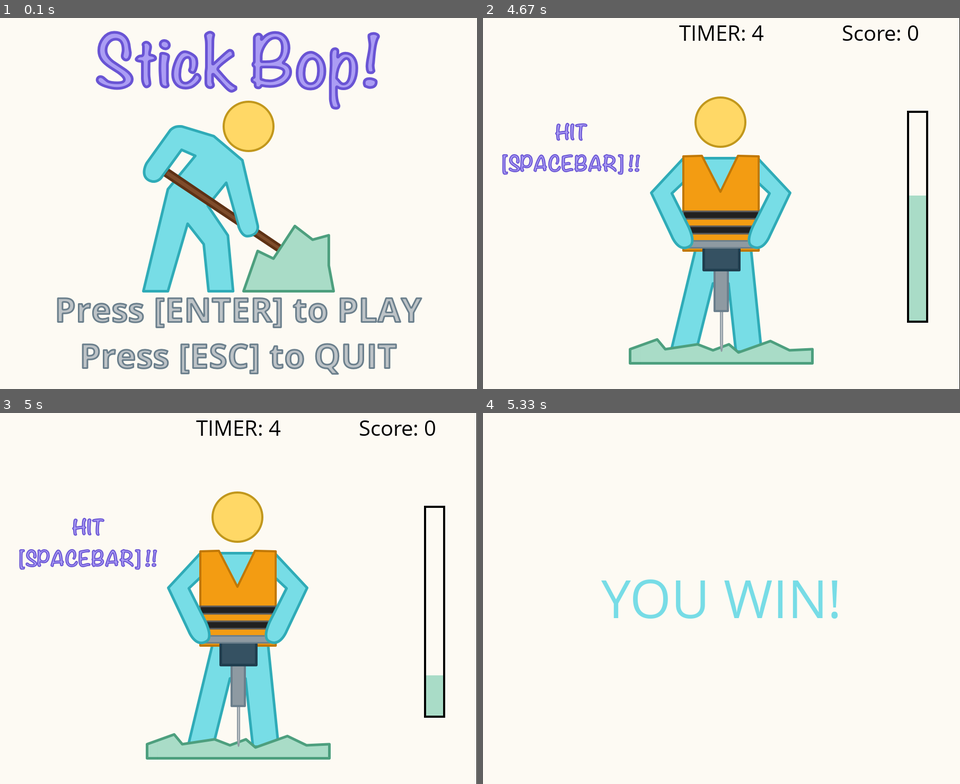
Above: before the commit, frames 1-4 (two rows, left to right).
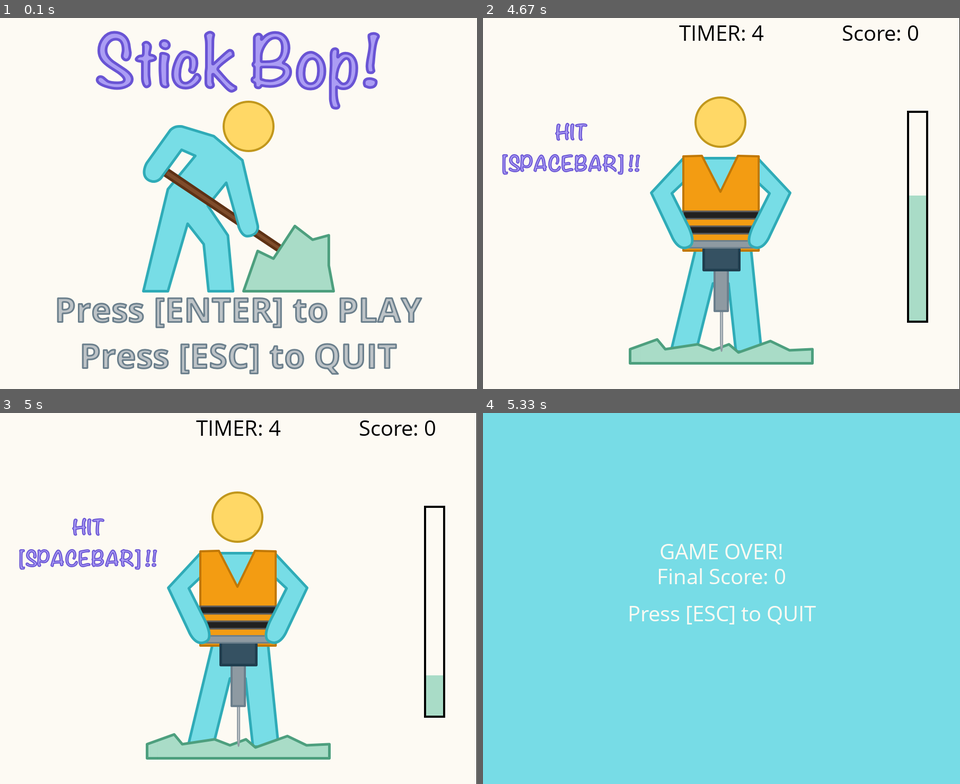
Above: after the commit, the same moments.

Repository: jwl-7/Stick-Bop
Game: pygame game, started from stick-bop.py
The game is run twice, just before and just after one commit, with the same random seed, the same clock (stepped at 60 frames per second) and the same inputs.
Inputs:
- Up to frame 1 (0.1 s): no input
- Up to frame 2 (4.67 s): tap Enter at 0.33 s; tap Space at 3.3, 4, 4.4 s
- Up to frame 3 (5 s): tap Space at 4.7, 4.9 s
- Up to frame 4 (5.33 s): tap Space at 5.23 s

Frames 1-3 are identical in both runs. In frame 4, 98% of the frame differs, in the area x 0-100%, y 0-100%.

Commit message:
added game_end() -- game over scene

Diff:
--- a/stick-bop.py
+++ b/stick-bop.py
@@ -169,11 +169,33 @@
             draw_text(screen, BLUE, 'YOU WIN!', 100, SCREEN_WIDTH / 2, SCREEN_HEIGHT / 2.5)
             break
         elif count_down_timer <= 0:
-            screen.fill(BLUE)
-            draw_text(screen, WHITE, 'GAME OVER!', 100, SCREEN_WIDTH / 2, SCREEN_HEIGHT / 2.5)
-            break
+            return False
 
         pygame.display.update()
+
+def game_end():
+    """Display game over message and final score."""
+    size = SCREEN_WIDTH, SCREEN_HEIGHT
+    screen = pygame.display.get_surface()
+    menu_snd = pygame.mixer.music.load(path.join(SND_DIR, 'piano-lofi-rain.ogg'))
+    pygame.mixer.music.play(-1)
+
+    screen.fill(BLUE)
+    score_text = 'Final Score: ' + str(SCORE)
+    draw_text(screen, WHITE, 'GAME OVER!', 40, SCREEN_WIDTH / 2, SCREEN_HEIGHT / 3)
+    draw_text(screen, WHITE, score_text, 40, SCREEN_WIDTH / 2, SCREEN_HEIGHT / 2.5)
+    draw_text(screen, WHITE, 'Press [ESC] to QUIT', 40, SCREEN_WIDTH / 2, SCREEN_HEIGHT / 2)
+    pygame.display.update()
+
+    while True:
+        event = pygame.event.poll()
+        if event.type == pygame.KEYDOWN:
+            if event.key == pygame.K_ESCAPE:
+                pygame.quit()
+        elif event.type == pygame.QUIT:
+            pygame.quit()
+        else:
+            pygame.display.update()
 
 def main():
     """Initialize game and run main game loop."""
@@ -187,6 +209,7 @@
     running = True
     menu_display = True
     scene_jackhammer = False
+    task_completed = True
 
     while running:
         if menu_display:
@@ -195,8 +218,10 @@
             menu_display = False
             scene_jackhammer = True
         elif scene_jackhammer:
-            task_jackhammer()
+            task_completed = task_jackhammer()
             scene_jackhammer = False
+        if not task_completed:
+            game_end()
 
         for event in pygame.event.get():
             if event.type == pygame.QUIT:
